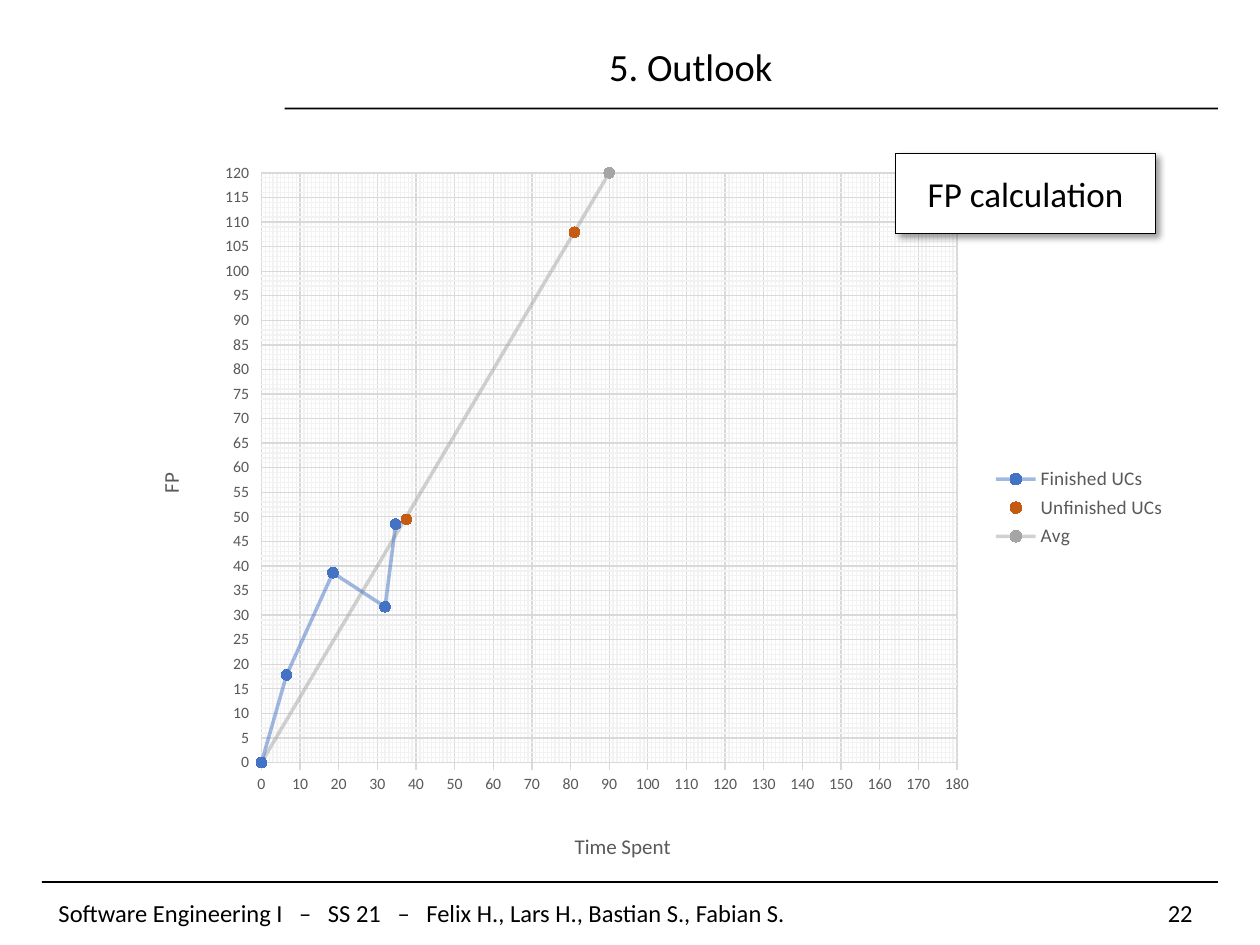
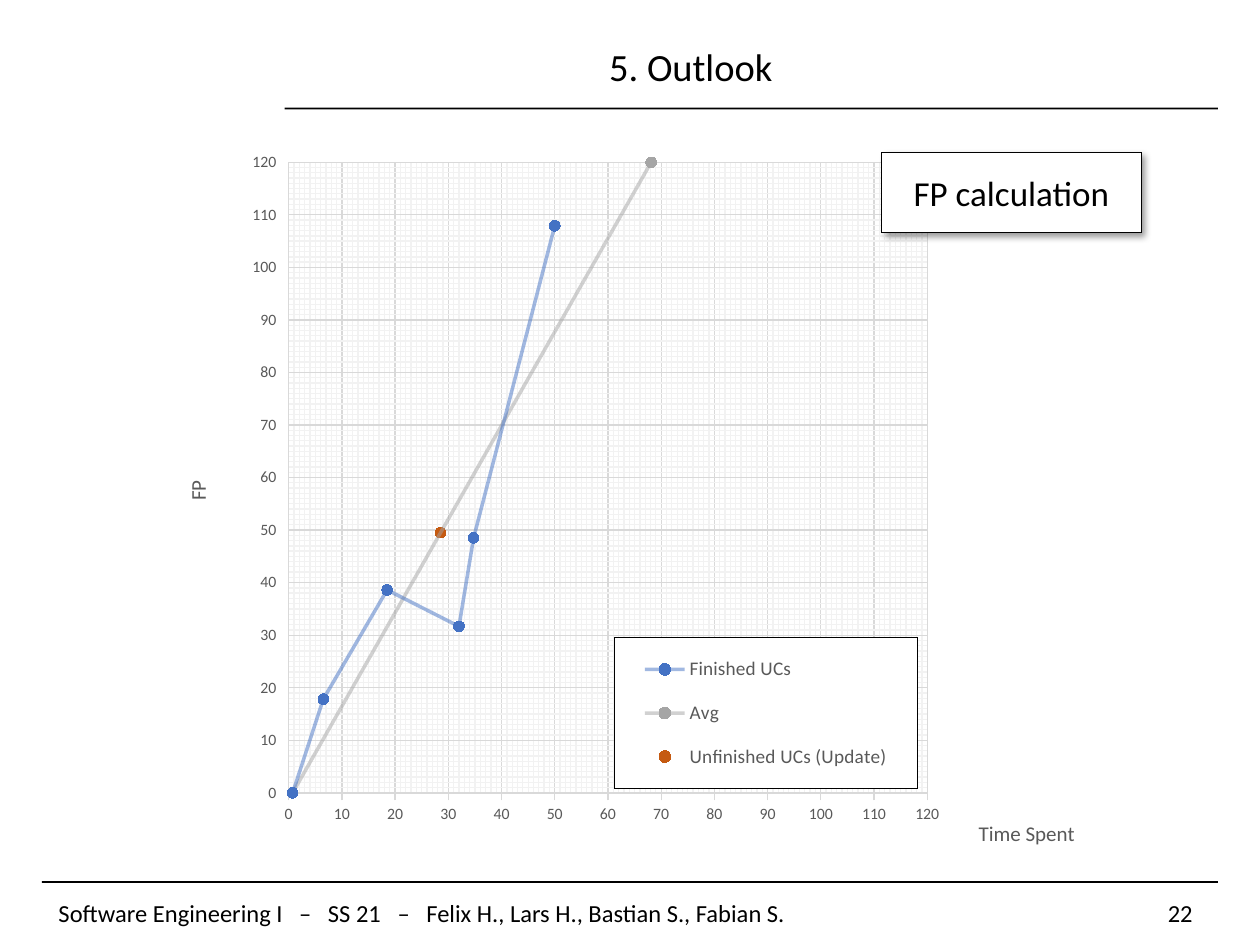
Before and after one commit to Krayaty/bffl, a slide deck: slide 22 of Documentation/Final/Final_PPt_BFFL.pptx. Drawn at 1260x945 pixels with LibreOffice and Linux fonts; fonts in the diff are those of the drawing; background and template pictures are left out. Boxes give left, top, right and bottom in pixels: in the first picture for what was removed or moved away, otherwise in the second. Text is boxed around its words. In the diff, an @@ line names an element or a change of style, - is before the commit and + after.

```diff
--- a/Documentation/Final/Final_PPt_BFFL.pptx
+++ b/Documentation/Final/Final_PPt_BFFL.pptx
@@ scatter lines chart at bbox=[171, 137, 1226, 897] @@
-Finished UCs: (0, 0), (6, 18), (18, 39), (32, 32), (35, 49), (-, -)
+Finished UCs: (1, 0), (6, 18), (18, 39), (32, 32), (35, 49), (50, 108), (-, -)
-Unfinished UCs: (81, 108), (-, -), (38, 50)
+Avg: (1, 0), (68, 120)
@@ colour of Avg #ED7D31 to #A5A5A5 @@
-Avg: (0, 0), (90, 120)
+Unfinished UCs (Update): (28.5, 50)
@@ colour of Unfinished UCs (Update) #A5A5A5 to #ED7D31 @@
@@ category axis changed @@
@@ value axis changed @@
@@ scatter lines chart: place and size @@
-scatter lines chart at bbox=[145, 150, 1179, 867]
+scatter lines chart at bbox=[171, 137, 1226, 897]
@@ rectangle "FP calculation": place and size @@
-rectangle "FP calculation" at bbox=[896, 154, 1155, 234]
+rectangle "FP calculation" at bbox=[882, 152, 1142, 233]
```
Also in this commit, not shown: 1 other slide changed, 10 other files.
